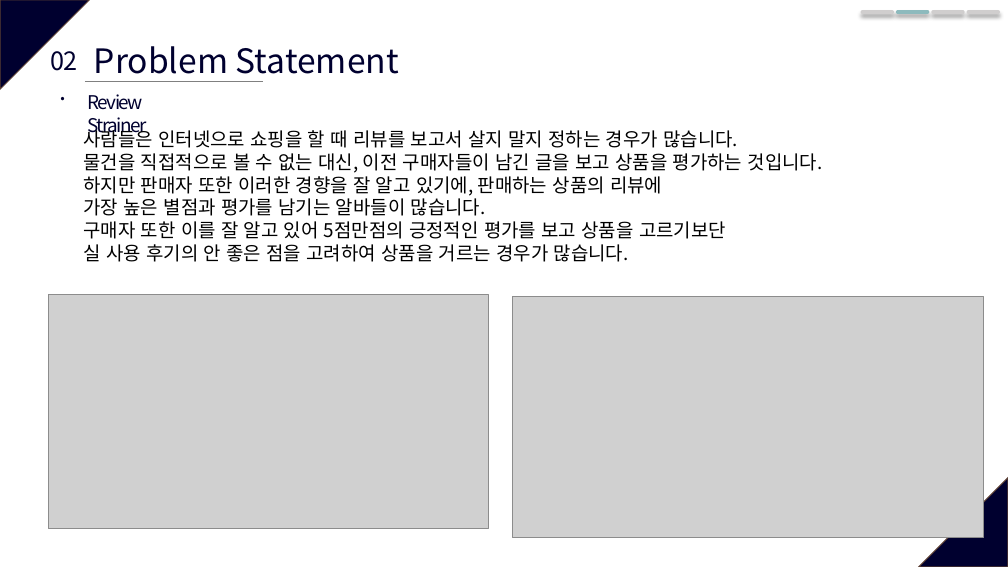
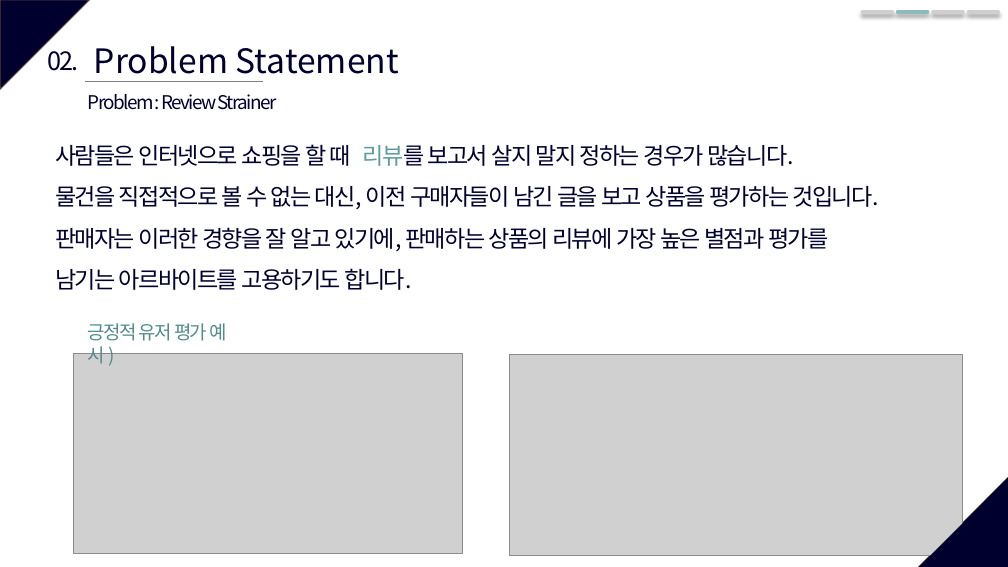
Before and after one commit to SWE-15-Team/Sentiment-Analysis-System, a slide deck: slide 4 of Checkpoint_1st.pptx. Drawn at 1008x567 pixels with LibreOffice and Linux fonts; fonts in the diff are those of the drawing; grey boxes stand for pictures. Boxes give left, top, right and bottom in pixels: in the first picture for what was removed or moved away, otherwise in the second. Text is boxed around its words. In the diff, an @@ line names an element or a change of style, - is before the commit and + after.

```diff
--- a/Checkpoint_1st.pptx
+++ b/Checkpoint_1st.pptx
@@ text "02." rewrapped from bbox=[51, 51, 77, 71] to bbox=[47, 51, 79, 71] @@
@@ text at bbox=[88, 94, 276, 110]: text changed @@
-Review Strainer
+Problem : Review Strainer
@@ text "사람들은 인터넷으로 쇼핑을 할 때 ...": place and size @@
-text "사람들은 인터넷으로 쇼핑을 할 때 ..." at bbox=[83, 127, 823, 262]
+text "사람들은 인터넷으로 쇼핑을 할 때 ..." at bbox=[55, 144, 880, 290]
@@ text at bbox=[55, 144, 880, 209]: size 18 to 22 pt, text colour #000000 to #00002F, letter spacing 0 to -1.5 pt in "사람들은 인터넷으로 쇼핑을 할 때 리뷰를 보고서 ...", "물건을 직접적으로 볼 수 없는 대신, 이전 ..."; text colour #000000 to #5D9CA1 in "리뷰를"; line spacing 1 to 1.5 @@
@@ text at bbox=[55, 227, 829, 290]: text changed; size 18 to 22 pt; text colour #000000 to #00002F @@
-하지만 판매자 또한 이러한 경향을 잘 알고 있기에, 판매하는 상품의 리뷰에
-가장 높은 별점과 평가를 남기는 알바들이 많습니다.
-구매자 또한 이를 잘 알고 있어 5점만점의 긍정적인 평가를 보고 상품을 고르기보단
-실 사용 후기의 안 좋은 점을 고려하여 상품을 거르는 경우가 많습니다.
+판매자는 이러한 경향을 잘 알고 있기에, 판매하는 상품의 리뷰에 가장 높은 별점과 평가를 남기는 아르바이트를 고용하기도 합니다.
@@ text added at bbox=[88, 323, 226, 364], 18 pt, text #538B8F @@
+긍정적 유저 평가 예시 )
@@ picture: place and size @@
-picture at bbox=[48, 295, 488, 529]
+picture at bbox=[73, 354, 462, 554]
@@ picture: place and size @@
-picture at bbox=[513, 296, 984, 538]
+picture at bbox=[510, 355, 963, 556]
@@ right triangle added at bbox=[918, 477, 1008, 567], fill #00002F @@
```
Also in this commit, not shown: 9 other slides changed, 9 slides added, 2 slides removed, 1 other file.
